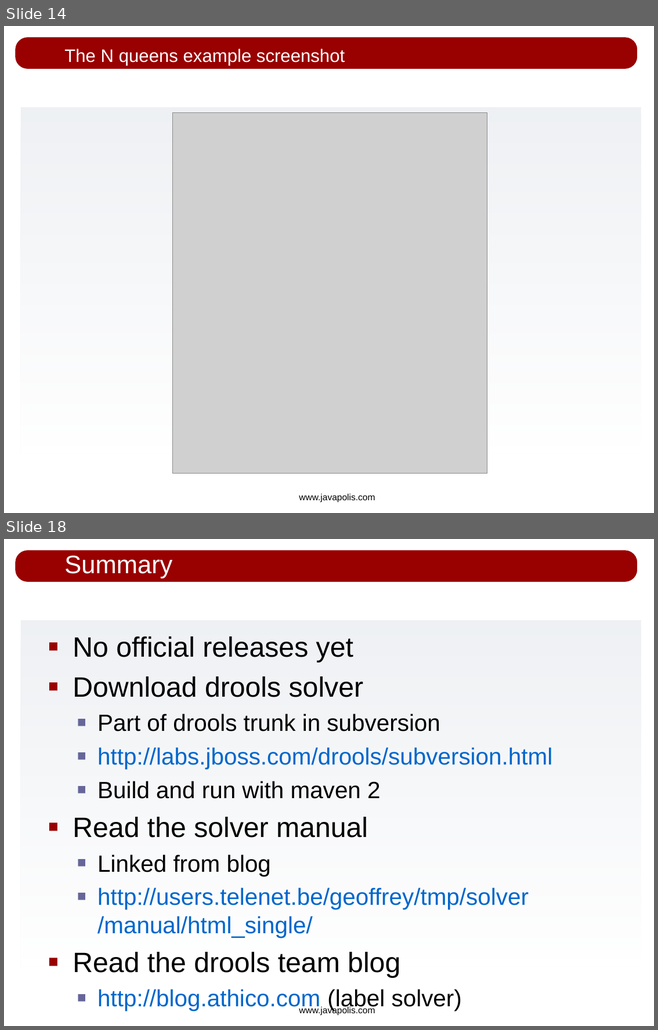
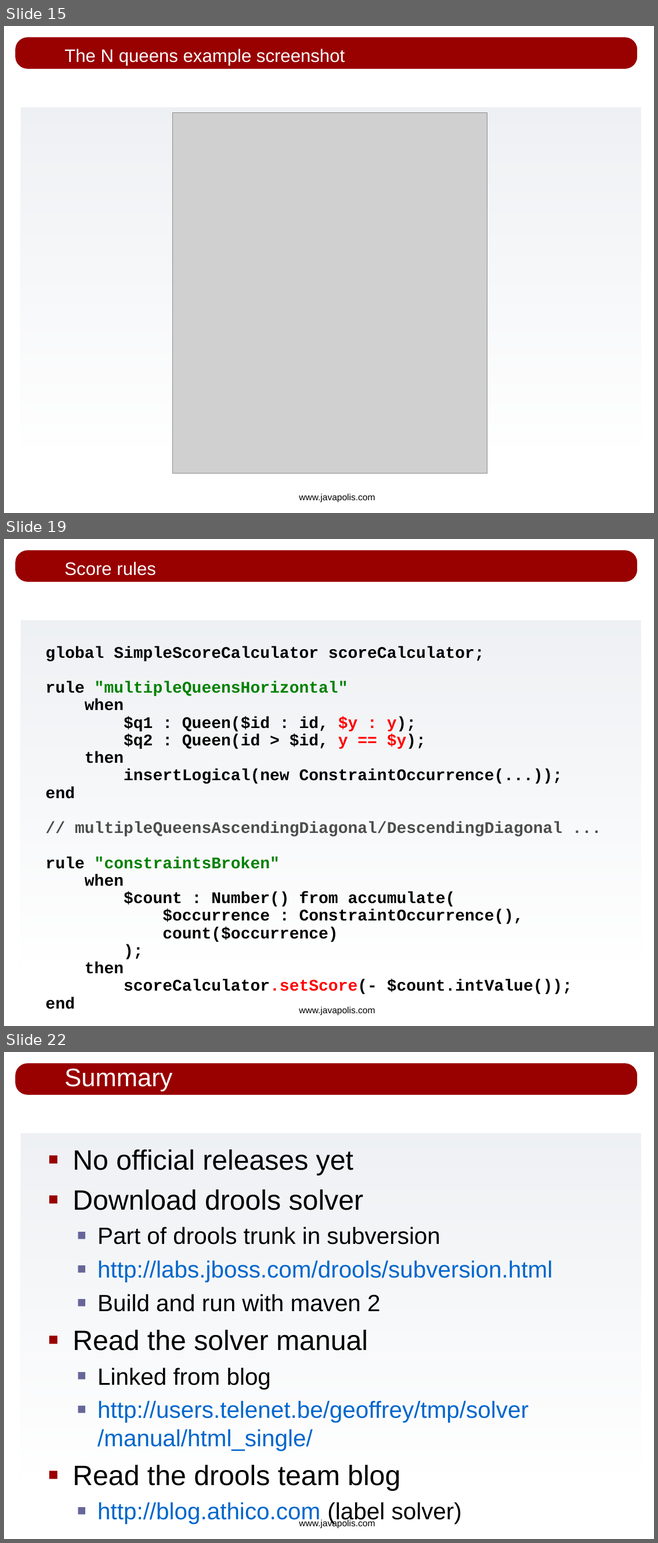
Before and after one commit to bobmcwhirter/drools, a slide deck: drools-solver/src/presentations/drools-solver_javapolis_2007.odp. Shown one above the other, each under a label of ours: slides 14 and 18 before the commit, slides 15, 19 and 22 after it; the slides between them are not shown. The pictures are 658x1030 and 658x1543 pixels, drawn with LibreOffice and Linux fonts; fonts in the diff are those of the drawing; grey boxes stand for pictures; background and template pictures are left out. Boxes give left, top, right and bottom in pixels: in the first picture for what was removed or moved away, otherwise in the second. Text is boxed around its words. In the diff, an @@ line names an element or a change of style, - is before the commit and + after.

```diff
--- a/drools-solver/src/presentations/drools-solver_javapolis_2007.odp
+++ b/drools-solver/src/presentations/drools-solver_javapolis_2007.odp
@@ slide 19 added at [4,539,654,1026], background #FFFFFF; not listed: 3 template elements that a slide beside it also shows @@
@@ title added at [64,562,155,576], 20 pt, text #FFFFFF @@
+Score rules
@@ text added at [46,646,572,1009], 18 pt, text #000000, bold @@
+global SimpleScoreCalculator scoreCalculator;
+rule "multipleQueensHorizontal"
+when
+$q1 : Queen($id : id, $y : y);
+$q2 : Queen(id > $id, y == $y);
+then
+insertLogical(new ConstraintOccurrence(...));
+end
+// multipleQueensAscendingDiagonal/DescendingDiagonal ...
+rule "constraintsBroken"
+when
+$count : Number() from accumulate(
+$occurrence : ConstraintOccurrence(),
+count($occurrence)
+);
+then
+scoreCalculator.setScore(- $count.intValue());
+end
@@ what was slide 14 is now slide 15 @@
@@ what was slide 18 is now slide 22 @@
```
Also in this commit, not shown: 3 slides changed, 5 other slides added, 1 slide removed.
